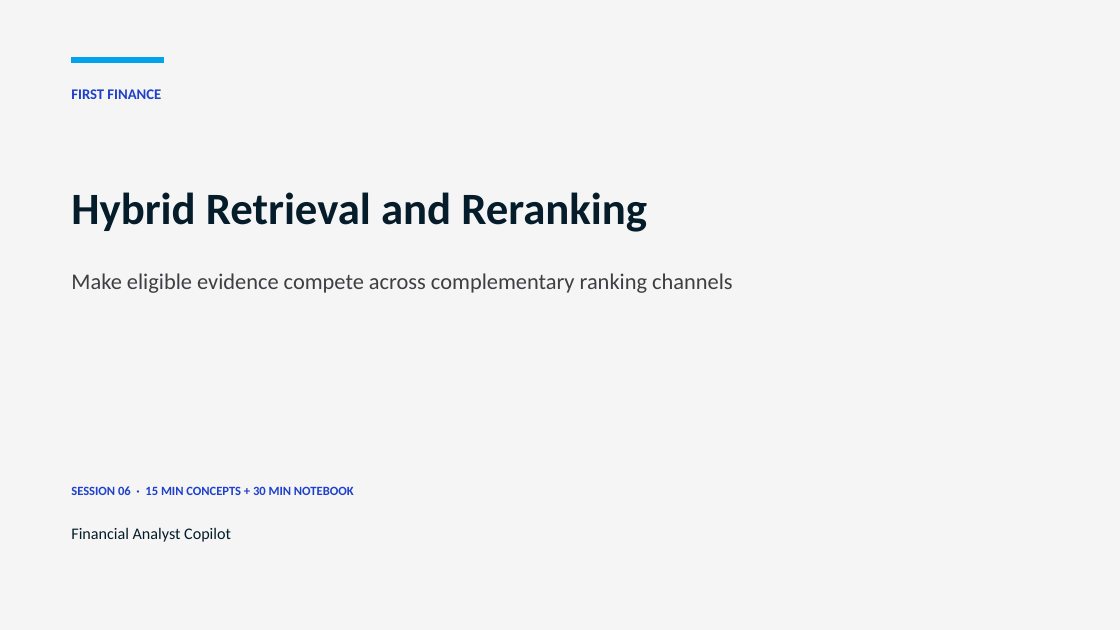
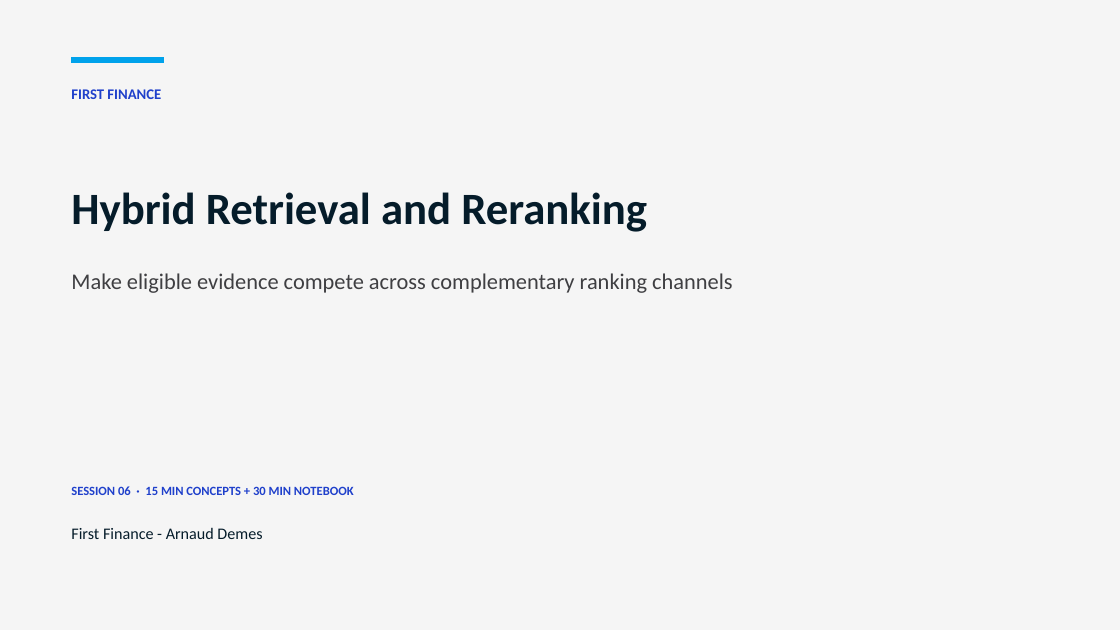
Before and after one commit to Nonocho/finai-academy, a slide deck: slide 1 of decks/06-hybrid-retrieval.pptx. Drawn at 1120x630 pixels with LibreOffice and Linux fonts; fonts in the diff are those of the drawing. Boxes give left, top, right and bottom in pixels: in the first picture for what was removed or moved away, otherwise in the second. Text is boxed around its words. In the diff, an @@ line names an element or a change of style, - is before the commit and + after.

```diff
--- a/decks/06-hybrid-retrieval.pptx
+++ b/decks/06-hybrid-retrieval.pptx
@@ text at (x1=71, y1=528, x2=262, y2=539): text changed @@
-Financial Analyst Copilot
+First Finance - Arnaud Demes
```
Also in this commit, not shown: 8 other files.
